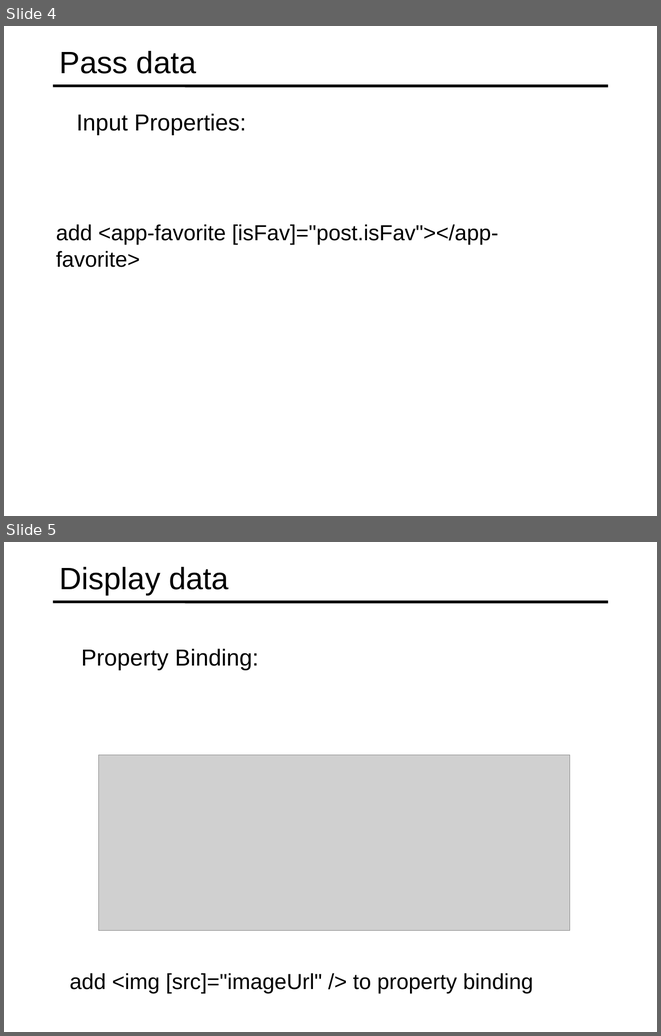
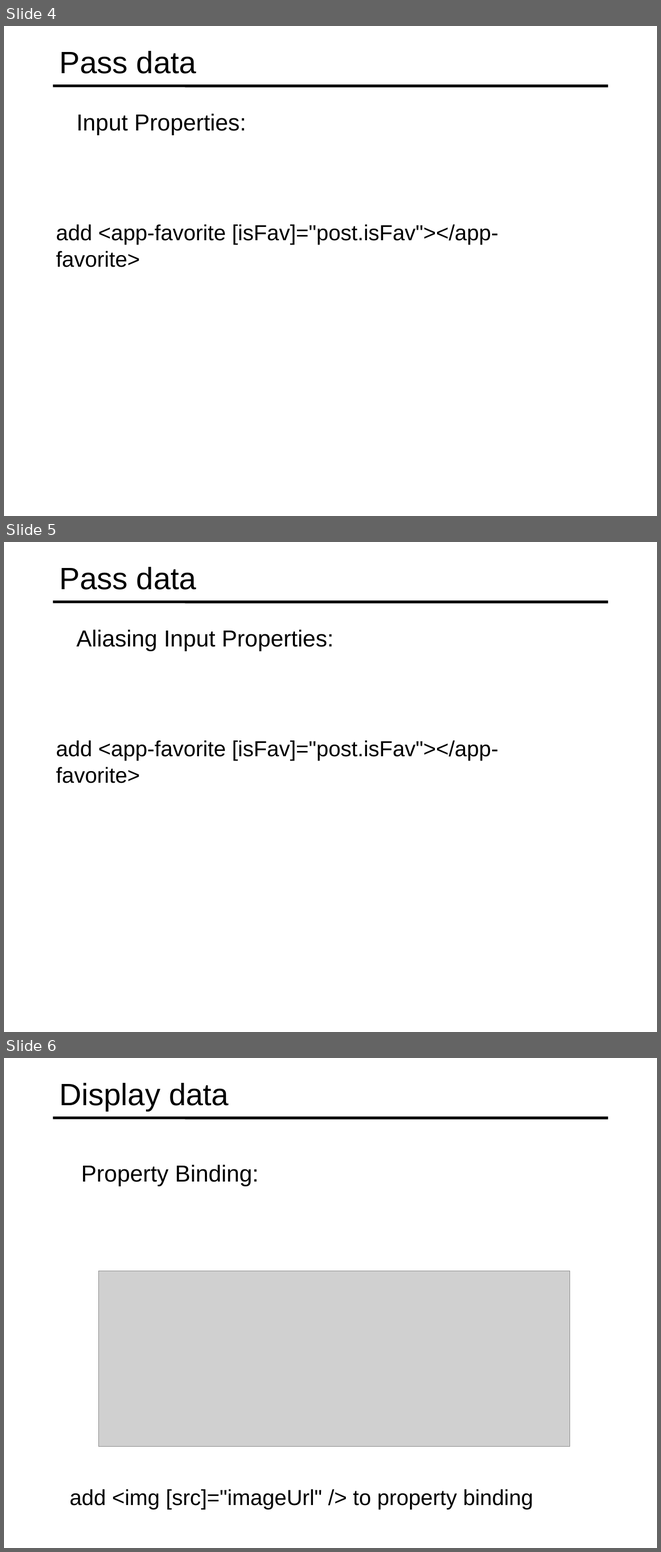
Before and after one commit to specter01wj/Jago_Link_Training, a slide deck: Angular/Angular7/Angular Advanced Course/Essentials/3.Building Re-usable Components/L3_Building Re-usable Components.ppt. Shown one above the other, each under a label of ours: slides 4 and 5 before the commit, slides 4, 5 and 6 after it. The pictures are 661x1036 and 661x1552 pixels, drawn with LibreOffice and Linux fonts; fonts in the diff are those of the drawing; grey boxes stand for pictures. Boxes give left, top, right and bottom in pixels: in the first picture for what was removed or moved away, otherwise in the second. Text is boxed around its words. In the diff, an @@ line names an element or a change of style, - is before the commit and + after.

```diff
--- a/Angular/Angular7/Angular Advanced Course/Essentials/3.Building Re-usable Components/L3_Building Re-usable Components.ppt
+++ b/Angular/Angular7/Angular Advanced Course/Essentials/3.Building Re-usable Components/L3_Building Re-usable Components.ppt
@@ slide 5 added at [4, 542, 657, 1032], background #FFFFFF; not listed: 1 template element that a slide beside it also shows @@
@@ title added at [60, 567, 196, 590], 34 pt, text #000000 @@
+Pass data
@@ text added at [77, 629, 334, 651], 25.5 pt, text #000000 @@
+  Aliasing Input Properties:
@@ text added at [56, 740, 498, 783], 24 pt, text #000000 @@
+  add <app-favorite [isFav]="post.isFav"></app-favorite>
@@ what was slide 5 is now slide 6 @@
```
Also in this commit, not shown: 1 other file.
